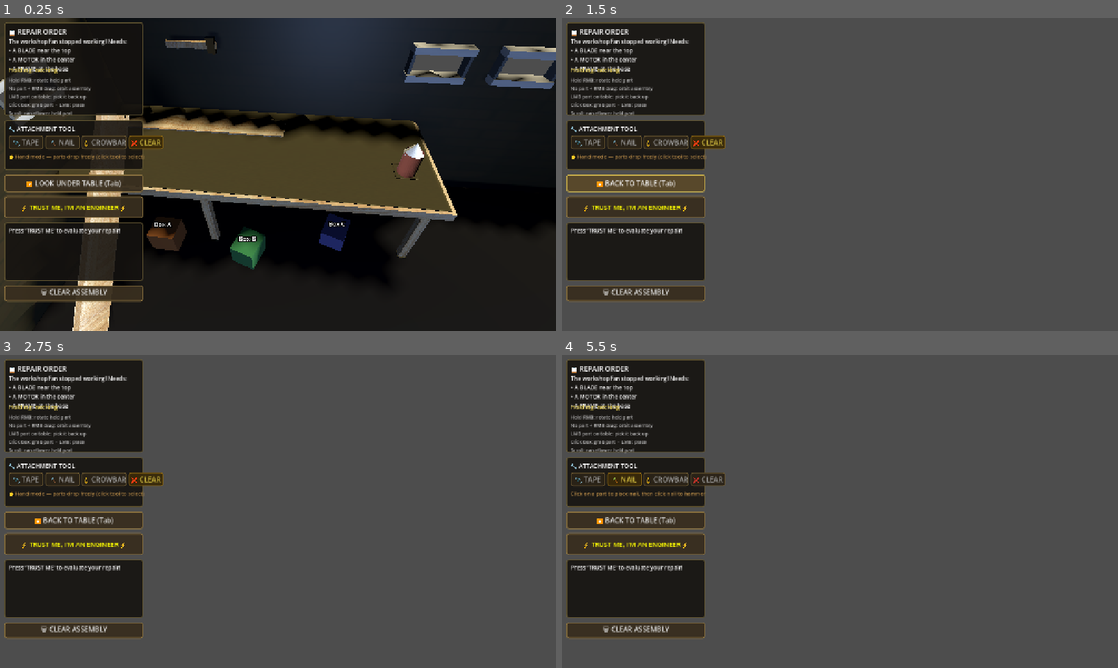
Above: before the commit, frames 1-4 (two rows, left to right).
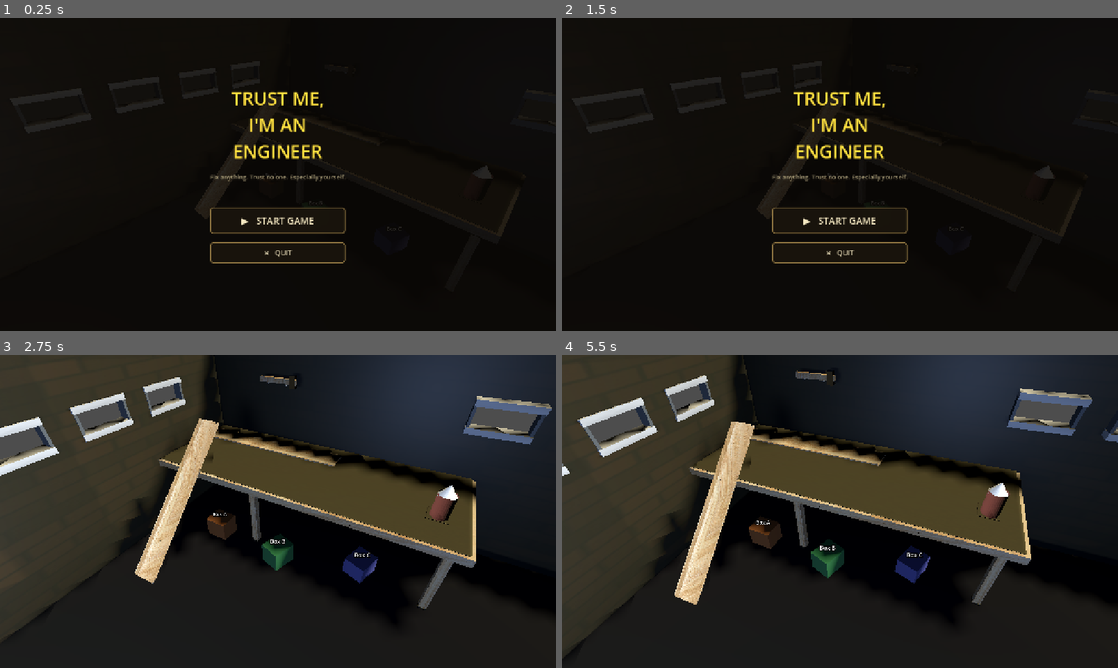
Above: after the commit, the same moments.

Repository: Eg0Ri4/slavik_repairer_simulator
Game: Godot game, scene res://scenes/Main.tscn
Same seed, same stepped clock (60 frames per second), same inputs: the game is played once before the commit and once after it.
Inputs (mouse positions are in pixels of both pictures, inside the frame that each line leads up to):
- Up to frame 1 (0.25 s): no input
- Up to frame 2 (1.5 s): click (634, 183) at 0.5 s, where only the run before the commit has a clickable "🔽 LOOK UNDER TABLE (Tab)"; click (634, 183) at 1.25 s, where only the run before the commit has a clickable "🔼 BACK TO TABLE (Tab)"
- Up to frame 3 (2.75 s): click (278, 558) at 2 s, where only the run after the commit has a clickable "▶ START GAME"
- Up to frame 4 (5.5 s): click (589, 480) at 2.75 s, where only the run before the commit has a clickable "📎 TAPE"; click (623, 480) at 3.5 s, where only the run before the commit has a clickable "🔨 NAIL"; click (1084, 367) at 4.25 s, where only the run after the commit has a clickable "↩ MENU"; click (840, 558) at 5 s, where only the run after the commit has a clickable "▶ START GAME"

The runs differ from the first frame. In frame 1, 43% of the frame differs, in the area x 0-100%, y 0-100%; in frame 2, 87%; in frame 3, 90%; in frame 4, 92%.

Commit message:
merge with menu

Diff:
--- a/scenes/Main.tscn
+++ b/scenes/Main.tscn
@@ -32,7 +32,13 @@
 transform = Transform3D(1, 0, 0, 0, 0.707107, 0.707107, 0, -0.707107, 0.707107, 0, 1.4, 1.2)
 script = ExtResource("2_camera")
 
-[node name="Camera3D" type="Camera3D" parent="CameraController" unique_id=1648186827]
+[node name="MenuCamera" type="Camera3D" parent="CameraController" unique_id=1895147347]
+transform = Transform3D(0.9006695, 0.22540972, -0.3714632, -0.30724123, 0.9349047, -0.17763859, 0.30724123, 0.27412248, 0.91129535, -0.73227286, -0.3474198, -0.7686384)
+current = true
+fov = 60.0
+far = 100.0
+
+[node name="GameCamera" type="Camera3D" parent="CameraController" unique_id=1648186827]
 transform = Transform3D(0.42822486, 0.63899267, -0.63899285, -0.63899255, 0.71411234, 0.28588742, 0.63899255, 0.2858876, 0.7141122, -0.60374665, -0.01958403, -0.996981)
 fov = 60.0
 far = 100.0
--- a/scripts/AttachmentSystem.gd
+++ b/scripts/AttachmentSystem.gd
@@ -153,6 +153,30 @@
 	mesh.surface_end()
 
 	mesh_inst.reparent(body1, true)
+
+	# Add an Area3D so the crowbar can click the tape
+	var area = Area3D.new()
+	area.collision_layer = 8 # Same as nail heads
+	area.collision_mask = 0
+	area.monitorable = true
+	var col = CollisionShape3D.new()
+	var box = BoxShape3D.new()
+	var tape_dist = pos1.distance_to(pos2)
+	box.size = Vector3(0.08, 0.08, tape_dist)
+	col.shape = box
+	area.add_child(col)
+	mesh_inst.add_child(area)
+
+	# Align area with the tape
+	area.global_position = (pos1 + pos2) * 0.5
+	if tape_dist > 0.001:
+		area.look_at(pos2, Vector3.UP if abs((pos2 - pos1).normalized().y) < 0.99 else Vector3.RIGHT)
+
+	# Store references so the crowbar knows what to delete
+	area.set_meta("is_tape", true)
+	area.set_meta("tape_joint", joint)
+	area.set_meta("tape_mesh", mesh_inst)
+
 	return joint
 
 # ── Joint factories ──────────────────────────────────────────────────────────
--- a/scripts/CameraController.gd
+++ b/scripts/CameraController.gd
@@ -1,83 +1,163 @@
 ## CameraController.gd
-## Handles smooth camera transitions between TABLE_VIEW and UNDER_TABLE_VIEW.
-## Also handles mouse-drag rotation of the AssemblyPivot in TABLE_VIEW,
-## BUT only when no part is currently held (RMB is then owned by JunkPart for
-## Skyrim-style inspect rotation).
+## Две Camera3D как дочерние ноды: MenuCamera (current=true) и GameCamera.
+## CameraController-нода сама НЕ двигается — твиним transform самих камер.
 extends Node3D
 
-# ── Inspector-configurable positions ─────────────────────────────────────────
-@export var table_view_target: Node3D
-@export var under_table_view_target: Node3D
+const MENU_CAM_NAME := "MenuCamera"
+const GAME_CAM_NAME := "GameCamera"
 
-@export var table_position: Vector3 = Vector3(0.0, 1.4, 1.2)
-@export var table_rotation_deg: Vector3 = Vector3(-45.0, 0.0, 0.0)
+@export var gameplay_tween_duration : float = 1.5
+@export var view_tween_duration     : float = 0.8
+@export var pivot_sensitivity       : float = 0.5
 
-@export var under_table_position: Vector3 = Vector3(0.448, -0.316, -1.389)
-@export var under_table_rotation_deg: Vector3 = Vector3(-7.0, -3.64, -41.9)
+@export var under_table_position : Vector3 = Vector3(0.448, -0.316, -1.389)
+@export var under_table_rotation : Vector3 = Vector3(-7.0, -3.64, -41.9)
 
-@export var tween_duration: float = 0.8
+var _menu_cam  : Camera3D = null
+var _game_cam  : Camera3D = null
+var _pivot     : Node3D   = null
+var _menu_ctrl : Node     = null
 
-# ── Pivot rotation settings ───────────────────────────────────────────────────
-@export var pivot_sensitivity: float = 0.5   # degrees per pixel of drag
+var _is_tweening : bool    = false
+var _current_tween: Tween  = null
+var _rmb_down    : bool    = false
+var _last_mouse  : Vector2 = Vector2.ZERO
 
-# ── Internal refs ─────────────────────────────────────────────────────────────
-var _camera: Camera3D
-var _assembly_pivot: Node3D
-var _is_tweening: bool = false
+var _game_cam_local_pos : Vector3
+var _game_cam_local_rot : Vector3
 
-# Right-mouse drag state (assembly pivot orbit — only when no part is held)
-var _rmbDown: bool = false
-var _lastMousePos: Vector2 = Vector2.ZERO
+func _ready() -> void:
+	_menu_cam = get_node_or_null(MENU_CAM_NAME)
+	_game_cam = get_node_or_null(GAME_CAM_NAME)
 
-# ── Lifecycle ─────────────────────────────────────────────────────────────────
-func _ready() -> void:
-	_camera = get_node_or_null("Camera3D")
-	if _camera == null:
-		push_error("CameraController: no Camera3D child found!")
+	if _menu_cam == null:
+		push_error("CameraController: нет дочерней ноды '%s'" % MENU_CAM_NAME)
+		return
+	if _game_cam == null:
+		push_error("CameraController: нет дочерней ноды '%s'" % GAME_CAM_NAME)
 		return
 
-	_assembly_pivot = get_node_or_null("../AssemblyPivot")
+	# Запоминаем родную позицию GameCamera (TABLE_VIEW) — берём из сцены
+	_game_cam_local_pos = _game_cam.position
+	_game_cam_local_rot = _game_cam.rotation_degrees
 
-	_apply_state_instant("TABLE_VIEW")
+	_pivot = get_node_or_null("../AssemblyPivot")
 
+	_menu_cam.current = true
+	_game_cam.current = false
+	GameState.set_camera_state("MENU_VIEW")
+
+	# Ищем MenuController с задержкой (ui_layer добавляется в _ready Main.gd)
+	call_deferred("_connect_menu_controller")
+
+func _connect_menu_controller() -> void:
+	var main := get_parent()
+	if main == null:
+		return
+	_menu_ctrl = _find_by_signal(main, "game_started")
+	if _menu_ctrl:
+		if not _menu_ctrl.game_started.is_connected(_on_game_started):
+			_menu_ctrl.game_started.connect(_on_game_started)
+		if not _menu_ctrl.returned_to_menu.is_connected(_on_returned_to_menu):
+			_menu_ctrl.returned_to_menu.connect(_on_returned_to_menu)
+	else:
+		push_warning("CameraController: MenuController не найден, повтор через 0.5с")
+		await get_tree().create_timer(0.5).timeout
+		_connect_menu_controller()
+
+func _find_by_signal(root: Node, sig: String) -> Node:
+	for child in root.get_children():
+		if child.has_signal(sig):
+			return child
+		var found := _find_by_signal(child, sig)
+		if found:
+			return found
+	return null
+
+# ── Input ────────────────────────────────────────────────────────────────────
 func _input(event: InputEvent) -> void:
-	if _is_tweening:
+	if _is_tweening or not GameState.is_playing():
+		return
+	if GameState.camera_state != "TABLE_VIEW" or GameState.held_part != null:
+		_rmb_down = false
 		return
 
-	# ── Right-drag to orbit the assembly — only when NOT holding a part ───────
-	# When a part IS held, RMB is consumed by JunkPart for Skyrim-style rotation.
-	if GameState.camera_state == "TABLE_VIEW" and GameState.held_part == null:
-		if event is InputEventMouseButton:
-			if event.button_index == MOUSE_BUTTON_RIGHT:
-				_rmbDown = event.pressed
-				if event.pressed:
-					_lastMousePos = event.position
-				# Do NOT call set_input_as_handled here — let it fall through
-				# so other nodes can still observe the mouse-button event if needed.
+	if event is InputEventMouseButton and event.button_index == MOUSE_BUTTON_RIGHT:
+		_rmb_down = event.pressed
+		if event.pressed:
+			_last_mouse = event.position
+	elif event is InputEventMouseMotion and _rmb_down:
+		if _pivot:
+			var d: Vector2 = event.position - _last_mouse
+			_last_mouse = event.position
+			_pivot.rotate_y(deg_to_rad(-d.x * pivot_sensitivity))
+			_pivot.rotate_x(deg_to_rad(-d.y * pivot_sensitivity * 0.5))
 
-		elif event is InputEventMouseMotion and _rmbDown:
-			if _assembly_pivot:
-				var delta: Vector2 = event.position - _lastMousePos
-				_lastMousePos = event.position
-				# Yaw (horizontal drag → Y rotation)
-				_assembly_pivot.rotate_y(deg_to_rad(-delta.x * pivot_sensitivity))
-				# Pitch (vertical drag → X rotation, halved to feel less sensitive)
-				_assembly_pivot.rotate_x(deg_to_rad(-delta.y * pivot_sensitivity * 0.5))
-	else:
-		# A part is held or we're in another view — cancel any in-progress orbit drag
-		# so it doesn't resume unexpectedly when the part is dropped.
-		_rmbDown = false
+# ── game_started ─────────────────────────────────────────────────────────────
+func _on_game_started() -> void:
+	if _current_tween and _current_tween.is_valid():
+		_current_tween.kill()
+	_is_tweening = true
+	GameState.set_camera_state("TRANSITIONING")
 
-# ── Public API ────────────────────────────────────────────────────────────────
+	# GameCamera стартует с позиции MenuCamera
+	# Если мы уже в GameCamera (перебили tween возврата), не сбрасываем позицию
+	if not _game_cam.current:
+		_game_cam.position         = _menu_cam.position
+		_game_cam.rotation_degrees = _menu_cam.rotation_degrees
+		_game_cam.current          = true
+		_menu_cam.current          = false
+
+	var tw := create_tween()
+	_current_tween = tw
+	tw.set_parallel(true)
+	tw.set_ease(Tween.EASE_IN_OUT)
+	tw.set_trans(Tween.TRANS_SINE)
+	tw.tween_property(_game_cam, "position",         _game_cam_local_pos, gameplay_tween_duration)
+	tw.tween_property(_game_cam, "rotation_degrees", _game_cam_local_rot, gameplay_tween_duration)
+	tw.finished.connect(func() -> void:
+		_is_tweening = false
+		if GameState.is_playing():
+			GameState.set_camera_state("TABLE_VIEW")
+			if _menu_ctrl and _menu_ctrl.has_method("show_gameplay_hud"):
+				_menu_ctrl.show_gameplay_hud()
+	, CONNECT_ONE_SHOT)
+
+# ── returned_to_menu ─────────────────────────────────────────────────────────
+func _on_returned_to_menu() -> void:
+	if _current_tween and _current_tween.is_valid():
+		_current_tween.kill()
+	_is_tweening = true
+	GameState.set_camera_state("TRANSITIONING")
+
+	var tw := create_tween()
+	_current_tween = tw
+	tw.set_parallel(true)
+	tw.set_ease(Tween.EASE_IN_OUT)
+	tw.set_trans(Tween.TRANS_SINE)
+	tw.tween_property(_game_cam, "position",         _menu_cam.position,         gameplay_tween_duration)
+	tw.tween_property(_game_cam, "rotation_degrees", _menu_cam.rotation_degrees, gameplay_tween_duration)
+	tw.finished.connect(func() -> void:
+		_is_tweening = false
+		_menu_cam.current          = true
+		_game_cam.current          = false
+		# Восстанавливаем родную позицию (для следующего старта)
+		_game_cam.position         = _game_cam_local_pos
+		_game_cam.rotation_degrees = _game_cam_local_rot
+		if not GameState.is_playing():
+			GameState.set_camera_state("MENU_VIEW")
+	, CONNECT_ONE_SHOT)
+
+# ── TABLE_VIEW / UNDER_TABLE_VIEW ────────────────────────────────────────────
 func go_to_table_view() -> void:
 	if GameState.camera_state == "TABLE_VIEW":
 		return
-	_tween_to("TABLE_VIEW")
+	_tween_view("TABLE_VIEW")
 
 func go_to_under_table_view() -> void:
 	if GameState.camera_state == "UNDER_TABLE_VIEW":
 		return
-	_tween_to("UNDER_TABLE_VIEW")
+	_tween_view("UNDER_TABLE_VIEW")
 
 func toggle_view() -> void:
 	if GameState.camera_state == "TABLE_VIEW":
@@ -85,59 +165,28 @@
 	else:
 		go_to_table_view()
 
-# ── Internal helpers ──────────────────────────────────────────────────────────
-func _apply_state_instant(state: String) -> void:
-	GameState.set_camera_state(state)
-	if state == "TABLE_VIEW":
-		if table_view_target:
-			global_position = table_view_target.global_position
-			global_rotation = table_view_target.global_rotation
-		else:
-			position = table_position
-			rotation_degrees = table_rotation_deg
-	else:
-		if under_table_view_target:
-			global_position = under_table_view_target.global_position
-			global_rotation = under_table_view_target.global_rotation
-		else:
-			position = under_table_position
-			rotation_degrees = under_table_rotation_deg
-
-func _tween_to(new_state: String) -> void:
-	if _is_tweening:
+func _tween_view(new_state: String) -> void:
+	if _game_cam == null or not GameState.is_playing():
 		return
+	if _current_tween and _current_tween.is_valid():
+		_current_tween.kill()
 	_is_tweening = true
 	GameState.set_camera_state(new_state)
 
-	var target_pos: Vector3
-	var target_rot: Vector3
-	var use_global := false
+	var tgt_pos : Vector3
+	var tgt_rot : Vector3
+	if new_state == "TABLE_VIEW":
+		tgt_pos = _game_cam_local_pos
+		tgt_rot = _game_cam_local_rot
+	else:
+		tgt_pos = under_table_position
+		tgt_rot = under_table_rotation
 
-	if new_state == "TABLE_VIEW":
-		if table_view_target:
-			target_pos = table_view_target.global_position
-			target_rot = table_view_target.global_rotation_degrees
-			use_global = true
-		else:
-			target_pos = table_position
-			target_rot = table_rotation_deg
-	else:
-		if under_table_view_target:
-			target_pos = under_table_view_target.global_position
-			target_rot = under_table_view_target.global_rotation_degrees
-			use_global = true
-		else:
-			target_pos = under_table_position
-			target_rot = under_table_rotation_deg
-
-	var tw: Tween = create_tween()
+	var tw := create_tween()
+	_current_tween = tw
 	tw.set_parallel(true)
 	tw.set_ease(Tween.EASE_IN_OUT)
 	tw.set_trans(Tween.TRANS_CUBIC)
-	if use_global:
-		tw.tween_property(self, "global_position", target_pos, tween_duration)
-		tw.tween_property(self, "global_rotation_degrees", target_rot, tween_duration)
-	else:
-		tw.tween_property(self, "position", target_pos, tween_duration)
-		tw.tween_property(self, "rotation_degrees", target_rot, tween_duration)
+	tw.tween_property(_game_cam, "position",         tgt_pos, view_tween_duration)
+	tw.tween_property(_game_cam, "rotation_degrees", tgt_rot, view_tween_duration)
 	tw.finished.connect(func() -> void: _is_tweening = false, CONNECT_ONE_SHOT)
--- a/scripts/GameState.gd
+++ b/scripts/GameState.gd
@@ -1,5 +1,16 @@
 ## GameState - Autoload singleton for global game state
 extends Node
+
+## GamePhase Enum
+enum GamePhase { MENU, PLAYING }
+var current_phase: GamePhase = GamePhase.MENU
+
+func is_playing() -> bool:
+	return current_phase == GamePhase.PLAYING
+
+func set_phase(phase: GamePhase) -> void:
+	current_phase = phase
+	phase_changed.emit(phase)
 
 ## Current tool: "tape", "nail", "crowbar", or "none"
 var active_tool: String = "none"
@@ -26,6 +37,7 @@
 var cluster_joints: Array[Joint3D] = []
 
 ## Signals
+signal phase_changed(new_phase: GamePhase)
 signal tool_changed(new_tool: String)
 signal part_picked_up(part: RigidBody3D)
 signal part_placed()
--- a/scripts/JunkPart.gd
+++ b/scripts/JunkPart.gd
@@ -260,7 +260,7 @@
 ## offset transforms applied to this primary part's current global_transform.
 ## Collisions are off during drag, so direct transform assignment is safe.
 func _update_cluster_transforms() -> void:
-	if GameState.held_cluster.is_empty():
+	if GameState.held_cluster == null or GameState.held_cluster.is_empty():
 		return
 
 	var my_transform := global_transform
--- a/scripts/Main.gd
+++ b/scripts/Main.gd
@@ -57,10 +57,27 @@
 	_build_systems()
 	_build_ui()
 	_setup_order()
+	_setup_menu()
 
 	GameState.camera_state_changed.connect(_on_camera_state_changed)
 	GameState.part_picked_up.connect(_on_part_picked_up)
 	GameState.part_placed.connect(_on_part_placed)
+	GameState.phase_changed.connect(_on_phase_changed)
+
+func _setup_menu() -> void:
+	var menu = MenuController.new()
+	menu.name = "MenuController"
+	add_child(menu)
+	# ui_layer is shown by camera_state_changed when the tween finishes
+	menu.game_started.connect(func(): pass)
+	menu.returned_to_menu.connect(func(): ui_layer.visible = false)
+
+	ui_layer.visible = false
+	GameState.set_phase(GameState.GamePhase.MENU)
+
+func _on_phase_changed(phase: GameState.GamePhase) -> void:
+	if phase == GameState.GamePhase.MENU:
+		ui_layer.visible = false
 
 func _build_systems() -> void:
 	attachment_system = AttachmentSystem.new()
@@ -227,6 +244,9 @@
 
 # ── Input handling ────────────────────────────────────────────────────────────
 func _input(event: InputEvent) -> void:
+	if not GameState.is_playing() or GameState.camera_state == "TRANSITIONING" or GameState.camera_state == "MENU_VIEW":
+		return
+
 	if event is InputEventKey and event.pressed and not event.is_echo():
 		if event.keycode == KEY_TAB:
 			_on_view_toggle_pressed()
@@ -730,6 +750,12 @@
 
 # ── GameState signal handlers ─────────────────────────────────────────────────
 func _on_camera_state_changed(new_state: String) -> void:
+	if new_state == "TABLE_VIEW" or new_state == "UNDER_TABLE_VIEW":
+		if GameState.is_playing():
+			ui_layer.visible = true
+	else:
+		ui_layer.visible = false
+
 	if view_toggle_btn == null:
 		return
 	if new_state == "TABLE_VIEW":
--- /dev/null
+++ b/scripts/MenuController.gd
@@ -0,0 +1,119 @@
+## MenuController.gd
+## Полноэкранное меню + кнопка "↩ MENU" в игре.
+## Добавляется в ui_layer из Main._setup_menu().
+class_name MenuController
+extends CanvasLayer
+
+signal game_started
+signal returned_to_menu
+
+var _menu_root     : Control
+var _gameplay_root : Control
+
+func _ready() -> void:
+	layer = 2   # выше основного HUD (layer 1 по умолчанию)
+	_build()
+
+func show_gameplay_hud() -> void:
+	_gameplay_root.visible = true
+
+func _build() -> void:
+	# ── Полноэкранный оверлей меню ────────────────────────────────────────
+	_menu_root        = ColorRect.new()
+	_menu_root.name   = "MenuRoot"
+	_menu_root.color  = Color(0.04, 0.03, 0.02, 0.88)
+	_menu_root.set_anchors_and_offsets_preset(Control.PRESET_FULL_RECT)
+	add_child(_menu_root)
+
+	var center := CenterContainer.new()
+	center.set_anchors_and_offsets_preset(Control.PRESET_FULL_RECT)
+	_menu_root.add_child(center)
+
+	var vbox := VBoxContainer.new()
+	vbox.alignment = BoxContainer.ALIGNMENT_CENTER
+	vbox.add_theme_constant_override("separation", 20)
+	center.add_child(vbox)
+
+	# Заголовок
+	var title := Label.new()
+	title.text = "TRUST ME,\nI'M AN ENGINEER"
+	title.horizontal_alignment = HORIZONTAL_ALIGNMENT_CENTER
+	title.add_theme_font_size_override("font_size", 42)
+	title.add_theme_color_override("font_color", Color(1.0, 0.88, 0.25))
+	title.autowrap_mode = TextServer.AUTOWRAP_WORD_SMART
+	vbox.add_child(title)
+
+	var subtitle := Label.new()
+	subtitle.text = "Fix anything. Trust no one. Especially yourself."
+	subtitle.horizontal_alignment = HORIZONTAL_ALIGNMENT_CENTER
+	subtitle.add_theme_font_size_override("font_size", 14)
+	subtitle.add_theme_color_override("font_color", Color(0.7, 0.65, 0.5))
+	vbox.add_child(subtitle)
+
+	var gap := Control.new()
+	gap.custom_minimum_size = Vector2(0, 20)
+	vbox.add_child(gap)
+
+	var start_btn := _btn("▶   START GAME", Vector2(300, 60), 22)
+	start_btn.pressed.connect(_on_start)
+	vbox.add_child(start_btn)
+
+	var quit_btn := _btn("✕   QUIT", Vector2(300, 48), 16)
+	quit_btn.pressed.connect(get_tree().quit)
+	vbox.add_child(quit_btn)
+
+	# ── In-game HUD: только кнопка "↩ MENU" в правом верхнем углу ────────
+	_gameplay_root              = Control.new()
+	_gameplay_root.name         = "GameplayRoot"
+	_gameplay_root.visible      = false
+	_gameplay_root.mouse_filter = Control.MOUSE_FILTER_IGNORE
+	_gameplay_root.set_anchors_and_offsets_preset(Control.PRESET_FULL_RECT)
+	add_child(_gameplay_root)
+
+	var back_btn            := _btn("↩  MENU", Vector2(120, 36), 13)
+	back_btn.anchor_left    = 1.0
+	back_btn.anchor_right   = 1.0
+	back_btn.anchor_top     = 0.0
+	back_btn.anchor_bottom  = 0.0
+	back_btn.offset_left    = -132.0
+	back_btn.offset_right   = -10.0
+	back_btn.offset_top     = 10.0
+	back_btn.offset_bottom  = 46.0
+	back_btn.mouse_filter   = Control.MOUSE_FILTER_STOP
+	back_btn.pressed.connect(_on_back)
+	_gameplay_root.add_child(back_btn)
+
+func _on_start() -> void:
+	GameState.set_phase(GameState.GamePhase.PLAYING)
+	_menu_root.visible     = false
+	_gameplay_root.visible = false   # покажется после tween через show_gameplay_hud()
+	game_started.emit()
+
+func _on_back() -> void:
+	GameState.set_phase(GameState.GamePhase.MENU)
+	_gameplay_root.visible = false
+	_menu_root.visible     = true
+	returned_to_menu.emit()
+
+func _btn(txt: String, min_size: Vector2, fsize: int) -> Button:
+	var b := Button.new()
+	b.text = txt
+	b.custom_minimum_size = min_size
+	b.add_theme_font_size_override("font_size", fsize)
+	b.add_theme_color_override("font_color", Color(0.96, 0.91, 0.76))
+	for pair in [
+		["normal",  Color(0.10, 0.08, 0.05, 0.93), Color(0.55, 0.45, 0.25)],
+		["hover",   Color(0.30, 0.23, 0.12, 0.96), Color(1.00, 0.85, 0.30)],
+		["pressed", Color(0.15, 0.12, 0.07, 0.96), Color(1.00, 1.00, 0.20)],
+	]:
+		var s := StyleBoxFlat.new()
+		s.bg_color     = pair[1]
+		s.border_color = pair[2]
+		s.set_border_width_all(2)
+		s.set_corner_radius_all(6)
+		s.content_margin_left   = 14
+		s.content_margin_right  = 14
+		s.content_margin_top    = 8
+		s.content_margin_bottom = 8
+		b.add_theme_stylebox_override(pair[0], s)
+	return b
--- a/scripts/NailTool.gd
+++ b/scripts/NailTool.gd
@@ -57,17 +57,26 @@
 	var direction := cam.project_ray_normal(mouse_pos)
 	var space := get_world_3d().direct_space_state
 
-	# ── Step 1: Check if we clicked an existing nail head ────────────────
-	var nail_hit = _raycast_for_nail(origin, direction, space)
-	if nail_hit:
-		if GameState.active_tool == "nail":
-			if not nail_hit.is_fastened():
-				_strike_nail(nail_hit)
-			else:
-				nail_placement_blocked.emit("Nail is already fully driven!")
-		elif GameState.active_tool == "crowbar":
-			_pull_nail(nail_hit)
-		return true
+	# ── Step 1: Check if we clicked an existing nail head or tape ────────────────
+	var hit_area = _raycast_for_tool_target(origin, direction, space)
+	if hit_area:
+		if hit_area.has_meta("is_tape"):
+			if GameState.active_tool == "crowbar":
+				_remove_tape(hit_area)
+				return true
+			return false
+
+		var parent = hit_area.get_parent()
+		if parent is Nail:
+			var nail_hit = parent as Nail
+			if GameState.active_tool == "nail":
+				if not nail_hit.is_fastened():
+					_strike_nail(nail_hit)
+				else:
+					nail_placement_blocked.emit("Nail is already fully driven!")
+			elif GameState.active_tool == "crowbar":
+				_pull_nail(nail_hit)
+			return true
 
 	# ── Step 2: Check if we clicked a placed part surface ────────────────
 	if GameState.active_tool == "nail":
@@ -98,6 +107,21 @@
 
 	if not nail.is_fastened() and nail.get_progress() <= 0.0:
 		_active_nail = null
+
+
+func _remove_tape(area: Area3D) -> void:
+	_strike_cooldown = STRIKE_COOLDOWN_TIME
+
+	var joint = area.get_meta("tape_joint")
+	var mesh = area.get_meta("tape_mesh")
+
+	if is_instance_valid(joint):
+		joint.queue_free()
+	if is_instance_valid(mesh):
+		mesh.queue_free()
+
+	# Trigger the UI feedback text for crowbar (it checks for 0 progress)
+	nail_strike_performed.emit(0.0)
 
 
 # ── Nail placement ───────────────────────────────────────────────────────────
@@ -164,22 +188,18 @@
 
 
 # ── Raycasting helpers ───────────────────────────────────────────────────────
-func _raycast_for_nail(origin: Vector3, direction: Vector3, space: PhysicsDirectSpaceState3D) -> Nail:
-	# Query layer 8 (nail heads — Area3D). We need to use intersect_ray with
-	# collide_with_areas = true.
+func _raycast_for_tool_target(origin: Vector3, direction: Vector3, space: PhysicsDirectSpaceState3D) -> Area3D:
+	# Query layer 8 (nail heads and tapes — Area3D).
 	var query := PhysicsRayQueryParameters3D.create(
 		origin, origin + direction * ray_distance
 	)
-	query.collision_mask = 8  # nail head layer
+	query.collision_mask = 8
 	query.collide_with_bodies = false
 	query.collide_with_areas = true
 	var result = space.intersect_ray(query)
 
 	if result and result.collider is Area3D:
-		var area := result.collider as Area3D
-		var parent := area.get_parent()
-		if parent is Nail:
-			return parent as Nail
+		return result.collider as Area3D
 
 	return null
 
Not shown, added: scripts/MenuController.gd.uid
Not shown, added: patch.py
